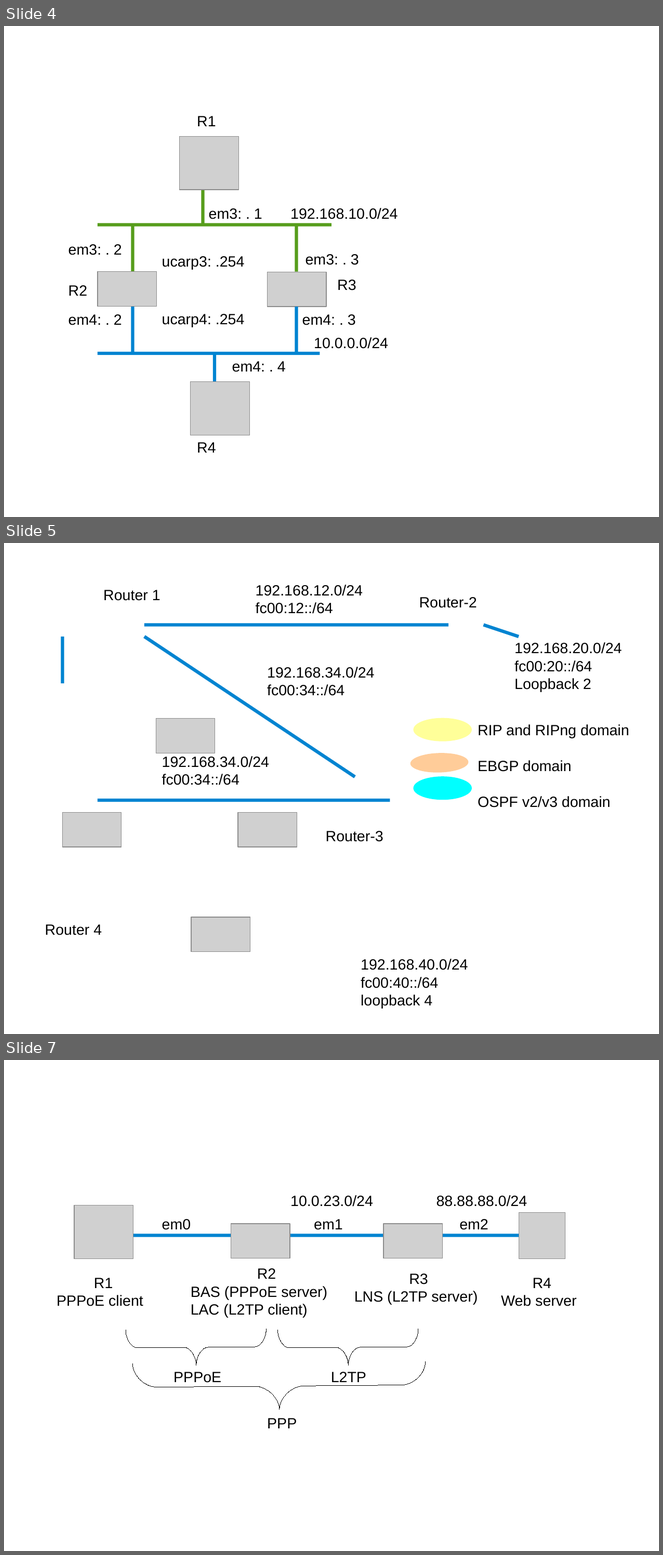
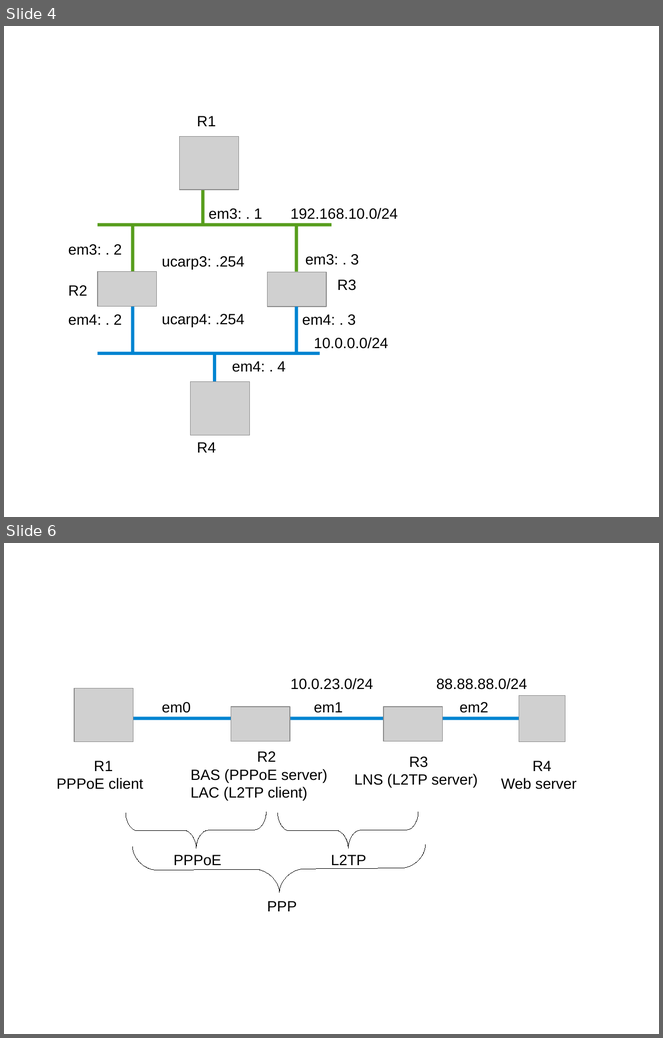
Before and after one commit to ocochard/BSDRP, a slide deck: trunk/docs/labs.examples.odp. Shown one above the other, each under a label of ours: slides 4, 5 and 7 before the commit, slides 4 and 6 after it; the slides between them are not shown. The pictures are 663x1555 and 663x1038 pixels, drawn with LibreOffice and Linux fonts; fonts in the diff are those of the drawing; grey boxes stand for pictures. Boxes give left, top, right and bottom in pixels: in the first picture for what was removed or moved away, otherwise in the second. Text is boxed around its words. In the diff, an @@ line names an element or a change of style, - is before the commit and + after.

```diff
--- a/trunk/docs/labs.examples.odp
+++ b/trunk/docs/labs.examples.odp
@@ slide 5 removed at (4,543,659,1034), background #FFFFFF @@
@@ text removed at (256,585,363,614) @@
-192.168.12.0/24
-fc00:12::/64
@@ text removed at (103,590,161,601) @@
-Router 1
@@ text removed at (419,597,477,608) @@
-Router-2
@@ line removed from (144, 625) to (449, 625) @@
@@ line removed from (519, 637) to (484, 625) @@
@@ line removed from (62, 683) to (62, 637) @@
@@ line removed from (356, 777) to (144, 637) @@
@@ text removed at (515,642,622,692) @@
-192.168.20.0/24
-fc00:20::/64
-Loopback 2
@@ text removed at (267,667,374,696) @@
-192.168.34.0/24
-fc00:34::/64
@@ picture removed at (156,718,215,753) @@
@@ ellipse removed at (414,718,472,742) @@
@@ text removed at (478,724,630,808) @@
-RIP and RIPng domain
-EBGP domain
-OSPF v2/v3 domain
@@ text removed at (162,756,269,785) @@
-192.168.34.0/24
-fc00:34::/64
@@ ellipse removed at (411,753,469,774) @@
@@ ellipse removed at (414,776,472,800) @@
@@ line removed from (390, 800) to (98, 800) @@
@@ picture removed at (62,812,121,847) @@
@@ picture removed at (238,812,297,847) @@
@@ text removed at (326,831,384,842) @@
-Router-3
@@ text removed at (45,925,102,936) @@
-Router 4
@@ picture removed at (191,917,250,952) @@
@@ text removed at (361,959,468,1008) @@
-192.168.40.0/24
-fc00:40::/64
-loopback 4
@@ what was slide 7 is now slide 6 @@
```
Also in this commit, not shown: 4 slides changed, 1 slide added, 1 other slide removed, 1 other file.
